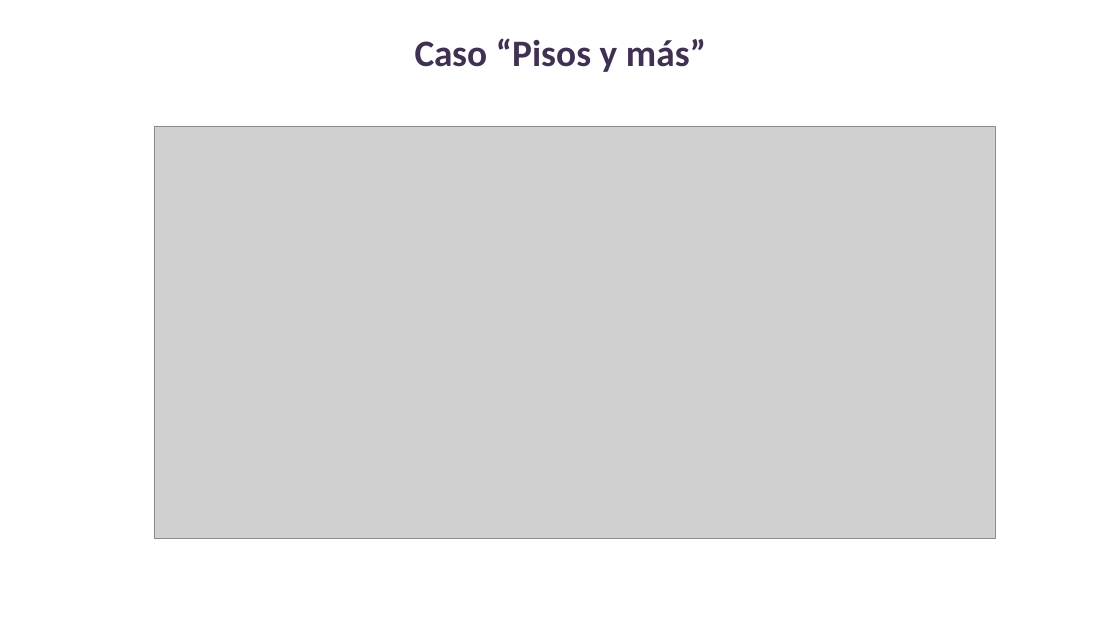
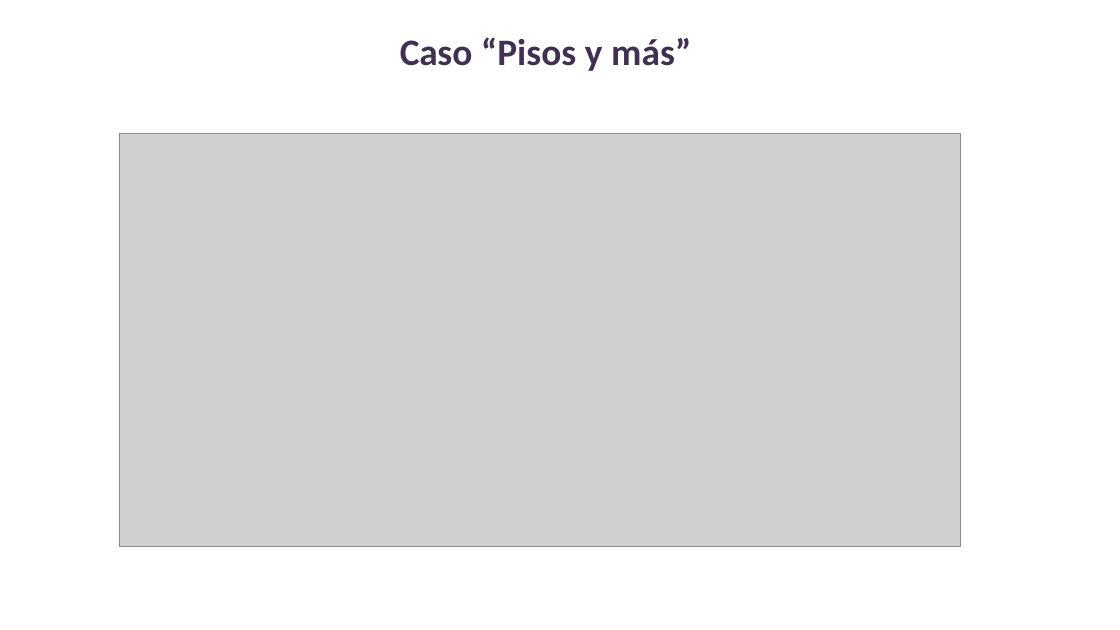
Before and after one commit to lizetheP/WAN, a slide deck: slide 3 of Calendario2024/Ejercicios/E2_VLAN_2024/Ejer2_VLANs.pptx. Drawn at 1120x630 pixels with LibreOffice and Linux fonts; fonts in the diff are those of the drawing; grey boxes stand for pictures. Boxes give left, top, right and bottom in pixels: in the first picture for what was removed or moved away, otherwise in the second. Text is boxed around its words. In the diff, an @@ line names an element or a change of style, - is before the commit and + after.

```diff
--- a/Calendario2024/Ejercicios/E2_VLAN_2024/Ejer2_VLANs.pptx
+++ b/Calendario2024/Ejercicios/E2_VLAN_2024/Ejer2_VLANs.pptx
@@ text "Caso “Pisos y más”" moved from (x1=415, y1=38, x2=706, y2=72) to (x1=400, y1=37, x2=691, y2=71) @@
@@ picture moved from (x1=154, y1=126, x2=995, y2=539) to (x1=119, y1=133, x2=960, y2=546) @@
```
Also in this commit, not shown: 4 other files.
